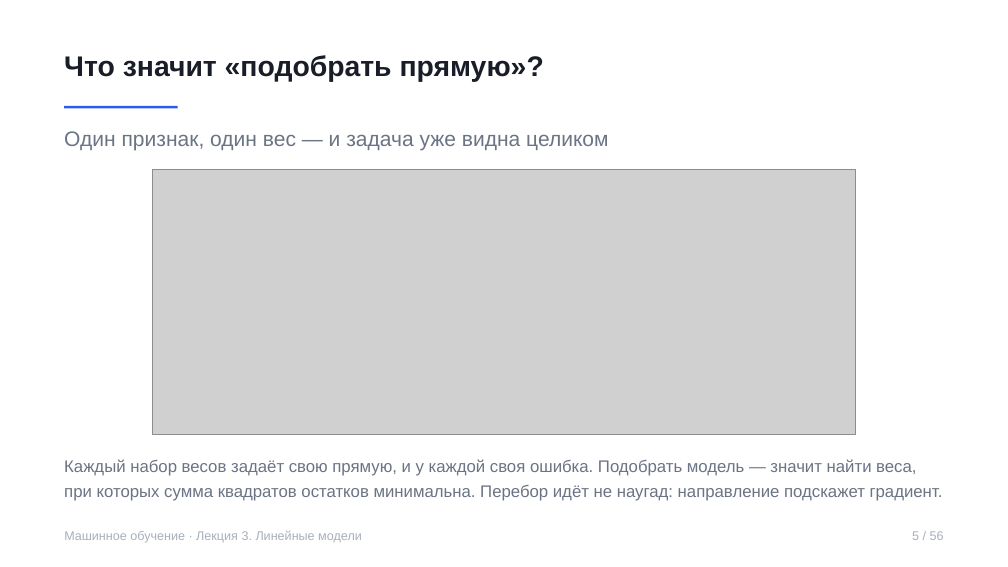
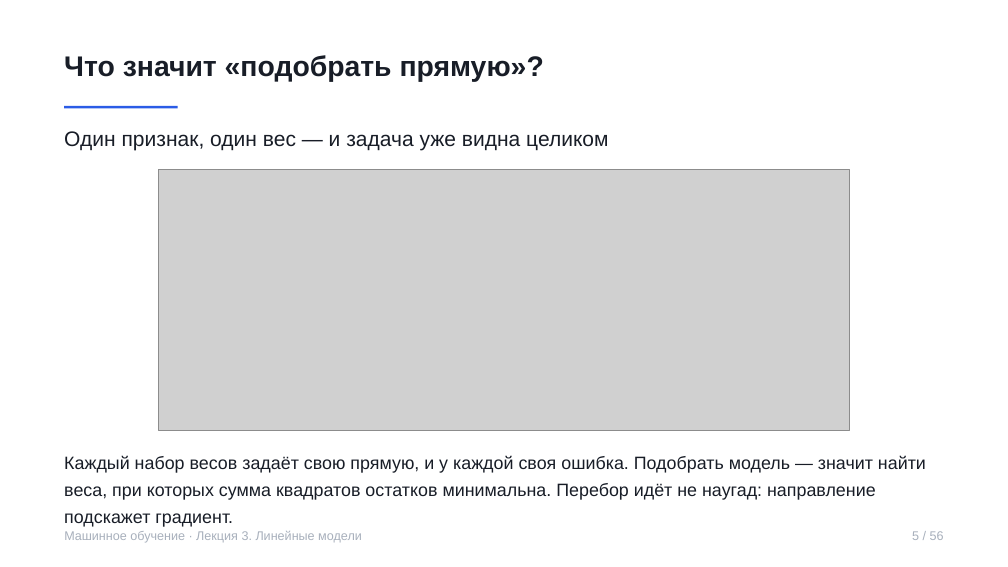
Before and after one commit to rustam-azimov/ml-course-hse, a slide deck: slide 5 of lectures/lecture03.pptx. Drawn at 1008x567 pixels with LibreOffice and Linux fonts; fonts in the diff are those of the drawing; grey boxes stand for pictures. Boxes give left, top, right and bottom in pixels: in the first picture for what was removed or moved away, otherwise in the second. Text is boxed around its words. In the diff, an @@ line names an element or a change of style, - is before the commit and + after.

```diff
--- a/lectures/lecture03.pptx
+++ b/lectures/lecture03.pptx
@@ text "Один признак, один вес — ..." at [64, 131, 608, 151]: text colour #6B7484 to #181D27 @@
@@ picture: place and size @@
-picture at [153, 169, 856, 434]
+picture at [158, 169, 850, 430]
@@ text "Каждый набор весов задаёт свою ..." at [64, 456, 926, 527]: size 16 to 17 pt, text colour #6B7484 to #181D27 @@
```
Also in this commit, not shown: 49 other slides changed, 5 other files.
